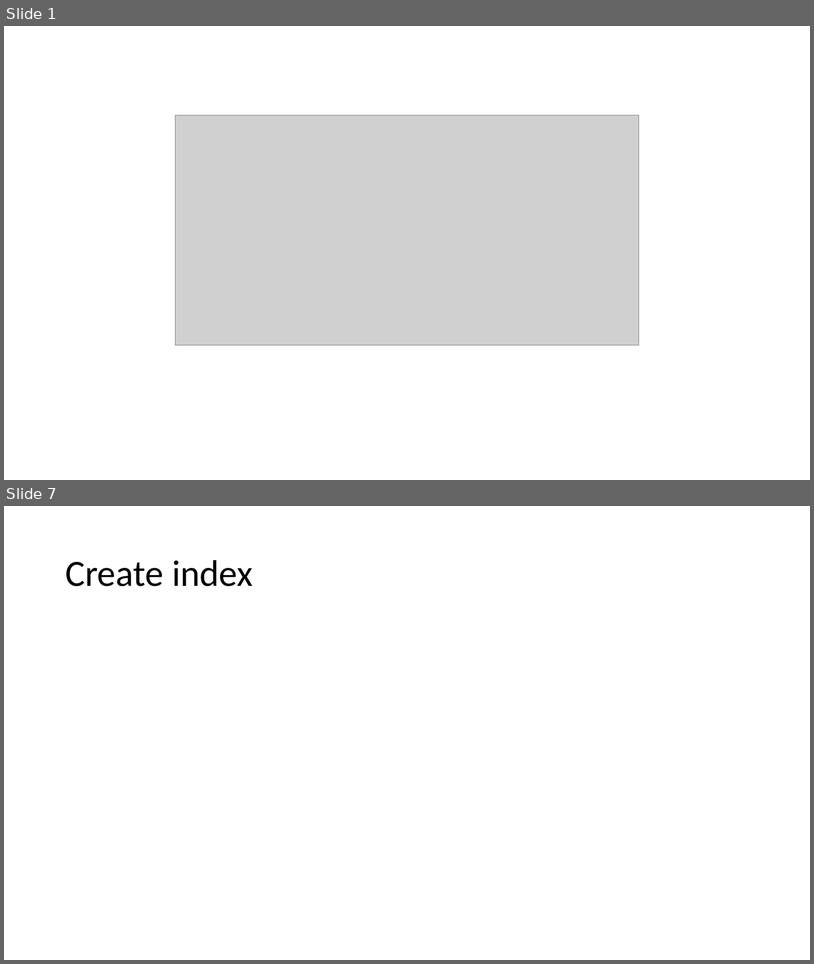
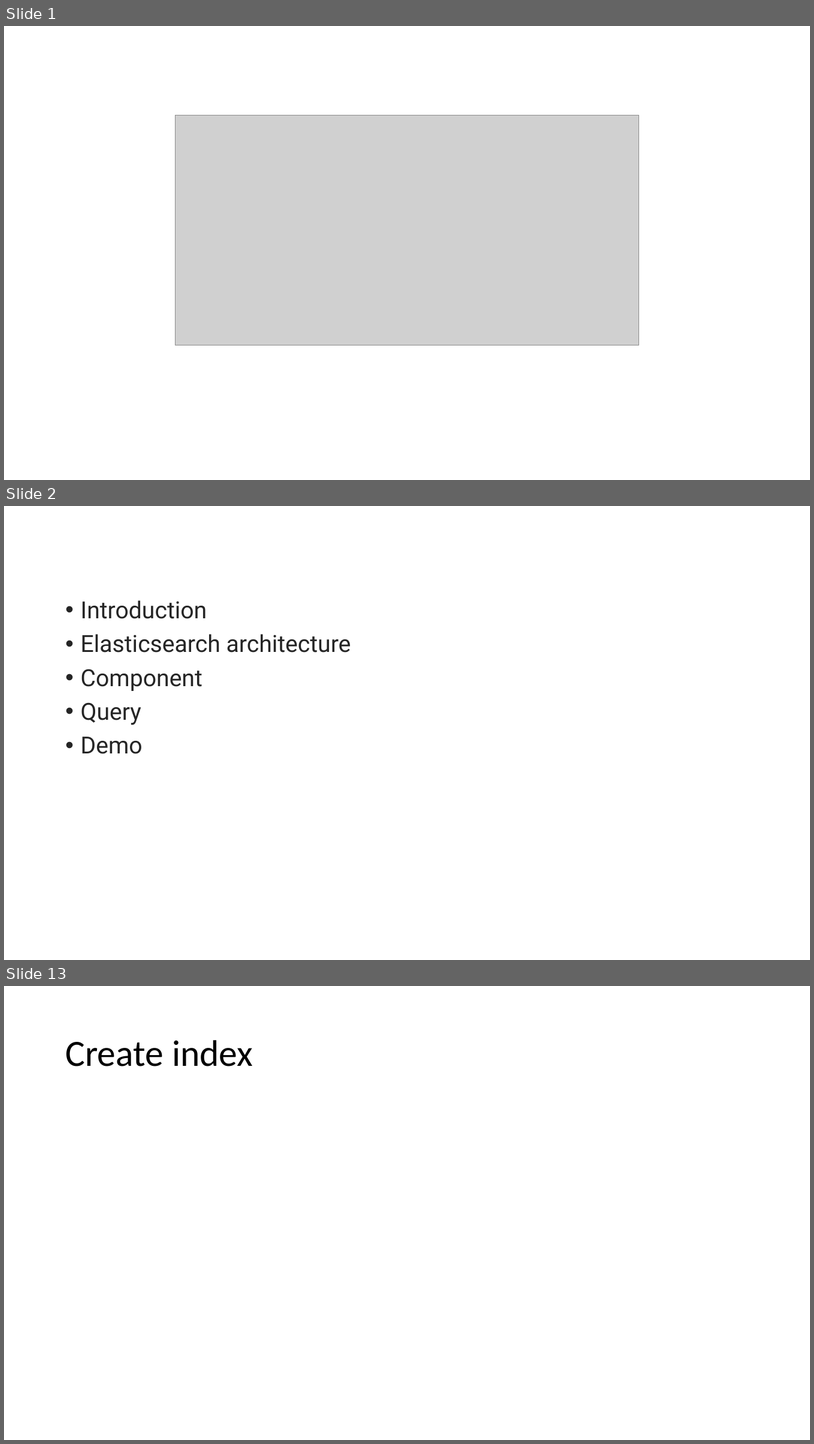
Before and after one commit to trunganhvu/Elasticsearch, a slide deck: SlideElasticSearch.pptx. Shown one above the other, each under a label of ours: slides 1 and 7 before the commit, slides 1, 2 and 13 after it; the slides between them are not shown. The pictures are 814x964 and 814x1444 pixels, drawn with LibreOffice and Linux fonts; fonts in the diff are those of the drawing; grey boxes stand for pictures. Boxes give left, top, right and bottom in pixels: in the first picture for what was removed or moved away, otherwise in the second. Text is boxed around its words. In the diff, an @@ line names an element or a change of style, - is before the commit and + after.

```diff
--- a/SlideElasticSearch.pptx
+++ b/SlideElasticSearch.pptx
@@ slide 2 added at (4, 506, 810, 960), background #FFFFFF @@
@@ text added at (81, 600, 351, 754), 28 pt, text #252525 @@
+• Introduction
+• Elasticsearch architecture
+• Component
+• Query
+• Demo
@@ what was slide 7 is now slide 13 @@
```
Also in this commit, not shown: 1 slide changed, 9 other slides added, 4 slides removed.
